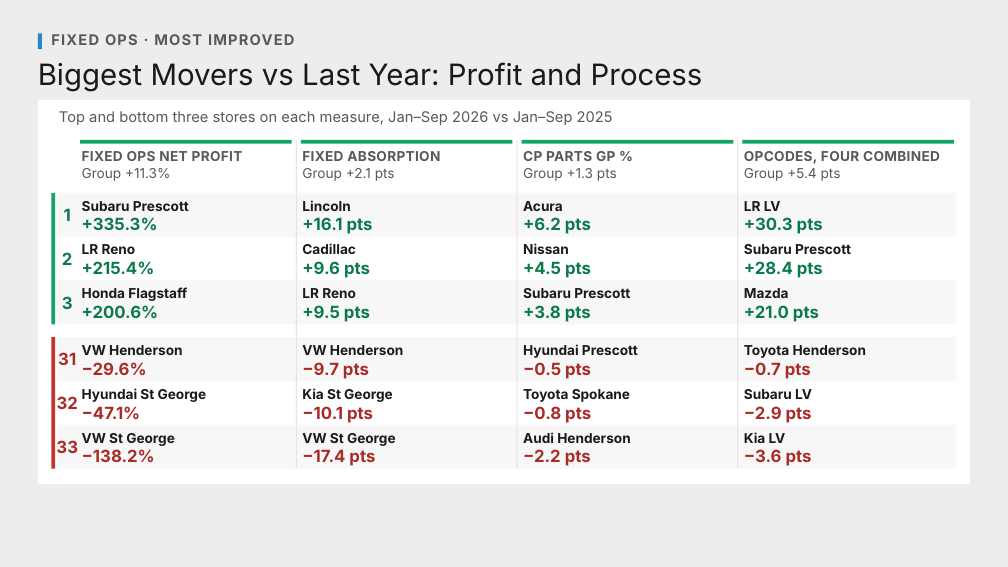
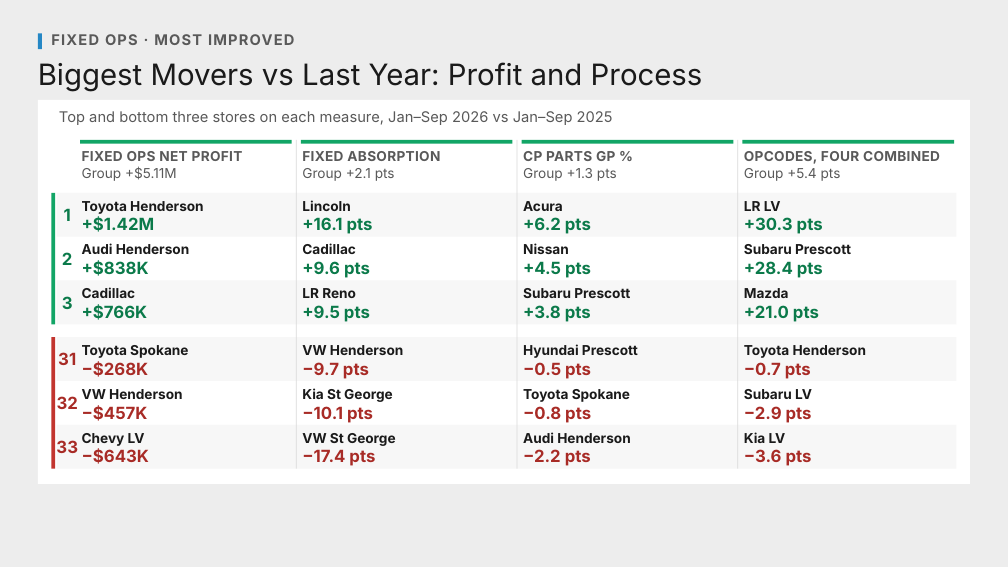
Before and after one commit to Ndresner/Noah, a slide deck: slide 2 of day2-deck/decks/Most Improved v2 - Review.pptx. Drawn at 1008x567 pixels with LibreOffice and Linux fonts; fonts in the diff are those of the drawing. Boxes give left, top, right and bottom in pixels: in the first picture for what was removed or moved away, otherwise in the second. Text is boxed around its words. In the diff, an @@ line names an element or a change of style, - is before the commit and + after.

```diff
--- a/day2-deck/decks/Most Improved v2 - Review.pptx
+++ b/day2-deck/decks/Most Improved v2 - Review.pptx
@@ text at <box>82,166,177,181</box>: text changed @@
-Group +11.3%
+Group +$5.11M
@@ text at <box>82,201,203,214</box>: text changed @@
-Subaru Prescott
+Toyota Henderson
@@ text at <box>82,217,155,232</box>: text changed @@
-+335.3%
++$1.42M
@@ text at <box>82,243,189,254</box>: text changed @@
-LR Reno
+Audi Henderson
@@ text at <box>82,260,149,276</box>: text changed @@
-+215.4%
++$838K
@@ text at <box>82,287,136,298</box>: text changed @@
-Honda Flagstaff
+Cadillac
@@ text at <box>82,304,148,320</box>: text changed @@
-+200.6%
++$766K
@@ text added at <box>82,345,188,358</box>, 13 pt, text #1A1A1A, bold @@
+Toyota Spokane
@@ text "VW Henderson": place and size @@
-text "VW Henderson" at <box>82,345,182,355</box>
+text "VW Henderson" at <box>82,389,182,399</box>
@@ text at <box>82,361,149,377</box>: text changed @@
-−29.6%
+−$268K
@@ text removed at <box>82,388,207,402</box> @@
-Hyundai St George
@@ text at <box>82,405,148,421</box>: text changed @@
-−47.1%
+−$457K
@@ text at <box>82,433,145,446</box>: text changed @@
-VW St George
+Chevy LV
@@ text at <box>82,449,149,464</box>: text changed @@
-−138.2%
+−$643K
```
Also in this commit, not shown: 7 other slides changed, 1 slide added, 16 other files.
